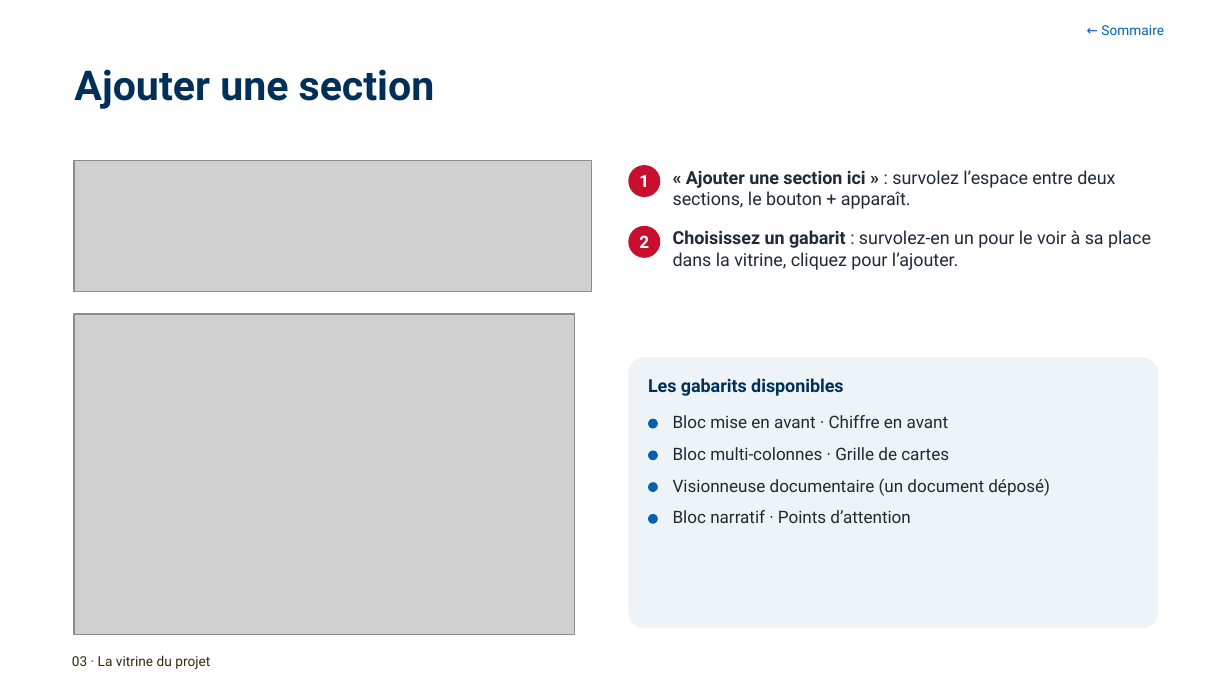
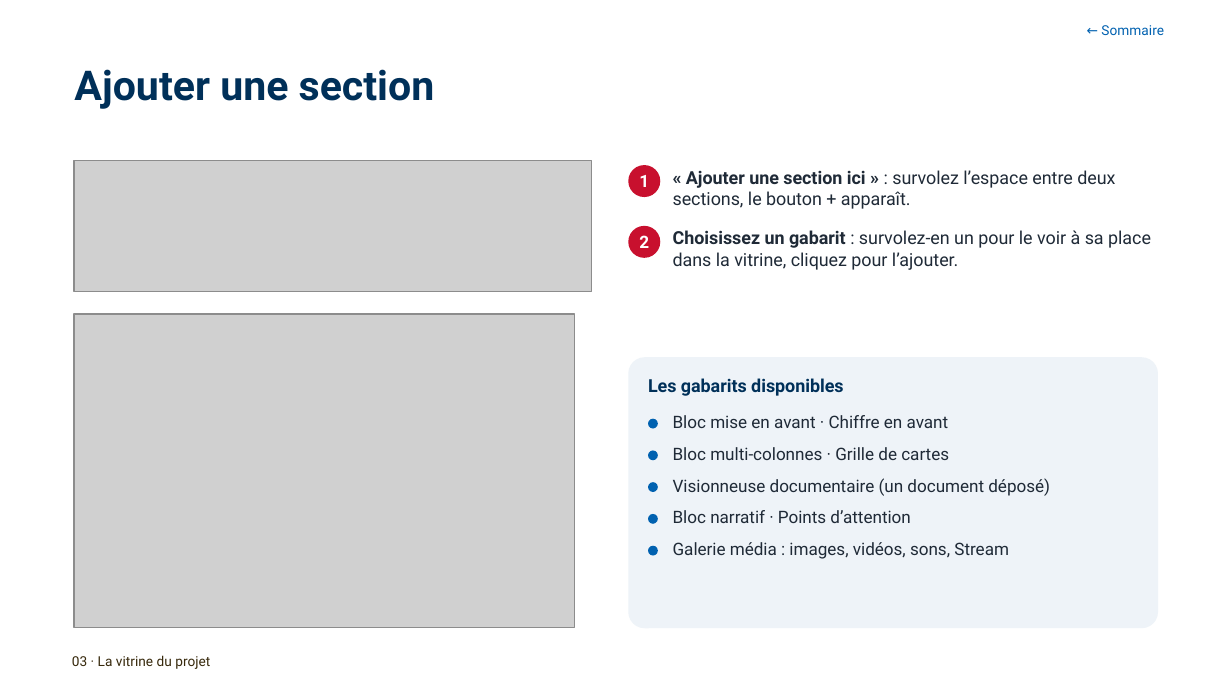
Before and after one commit to antoinelmariel-ux/ProjectNavigator, a slide deck: slide 26 of docs/Project Navigator _ Manuel Chef de Project.pptx. Drawn at 1232x693 pixels with LibreOffice and Linux fonts; fonts in the diff are those of the drawing; grey boxes stand for pictures; background and template pictures are left out. Boxes give left, top, right and bottom in pixels: in the first picture for what was removed or moved away, otherwise in the second. Text is boxed around its words. In the diff, an @@ line names an element or a change of style, - is before the commit and + after.

```diff
--- a/docs/Project Navigator _ Manuel Chef de Project.pptx
+++ b/docs/Project Navigator _ Manuel Chef de Project.pptx
@@ picture: place and size @@
-picture at [74,314,575,634]
+picture at [74,314,575,627]
@@ ellipse added at [648,546,658,556], fill #0061B0 @@
@@ text added at [673,542,1009,559], 10 pt, text #1F2A37 @@
+Galerie média : images, vidéos, sons, Stream
```
Also in this commit, not shown: 3 other slides changed, 1 slide added.
